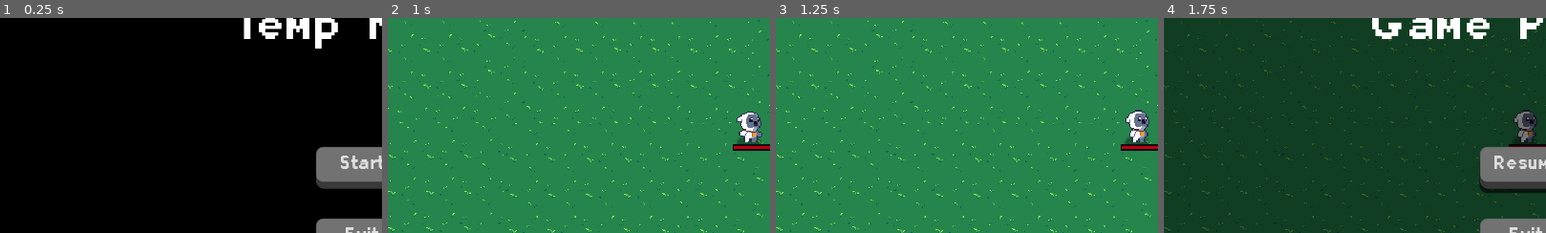
Above: before the commit, frames 1-4 (left to right).
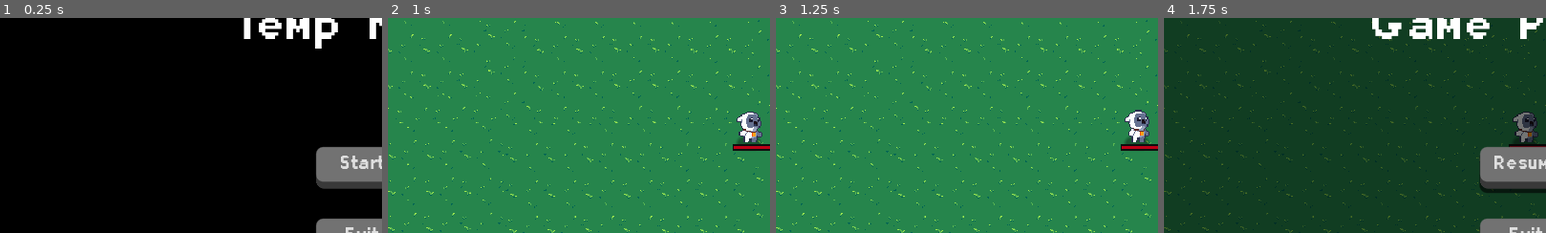
Above: after the commit, the same moments.

Repository: IgnacyZywalewski/VampireSurvivors
Game: Godot game, scene res://ui/menu.tscn
The game is run twice, just before and just after one commit, with the same random seed, the same clock (stepped at 60 frames per second) and the same inputs. Sound files missing from this copy of the repository are replaced by a short silence.
Inputs (mouse positions are % of the whole screen's width and height, from its top left):
- Up to frame 1 (0.25 s): no input
- Up to frame 2 (1 s): click "Start" at 0.5 s
- Up to frame 3 (1.25 s): no input
- Up to frame 4 (1.75 s): click (97, 10) at 1.25 s
The pictures show only the part of the screen within x 2-52%, y 26-76%; the shares and areas given below are measured in that part.

Frames 1-2 are identical in both runs. In frame 3, 0.1% of the frame differs, in the area x 91-98%, y 46-58%; in frame 4, 0.3%, in the area x 91-98%, y 42-58%.

Commit message:
Added new enemy waves and many gameplay balance changes

Diff:
--- a/enemy/enemy_hound.tscn
+++ b/enemy/enemy_hound.tscn
@@ -103,7 +103,7 @@
 collision_mask = 5
 motion_mode = 1
 script = ExtResource("2_af3qh")
-movement_speed = 20
+movement_speed = 30
 hp = 5
 knockback_recovery = 5.0
 enemy_damage = 3.0
--- a/enemy/enemy_mummy.tscn
+++ b/enemy/enemy_mummy.tscn
@@ -105,10 +105,11 @@
 motion_mode = 1
 script = ExtResource("1_t5wnl")
 movement_speed = 20.0
-hp = 5.0
-knockback_recovery = 5.0
+hp = 12
+knockback_recovery = 15.0
 enemy_damage = 8.0
-enemy_hit_cooldown = 1.0
+enemy_hit_cooldown = 0.5
+enemy_difficulty = 1
 
 [node name="Sprite" type="Sprite2D" parent="."]
 material = SubResource("ShaderMaterial_yfpd5")
--- a/enemy/enemy_revenant.tscn
+++ b/enemy/enemy_revenant.tscn
@@ -104,11 +104,12 @@
 collision_mask = 5
 motion_mode = 1
 script = ExtResource("1_3hao3")
-movement_speed = 60.0
-hp = 7.0
-knockback_recovery = 2.0
-enemy_damage = 4.0
-enemy_difficulty = 1
+movement_speed = 55
+hp = 20
+knockback_recovery = 8.0
+enemy_damage = 15
+enemy_hit_cooldown = 0.5
+enemy_difficulty = 2
 
 [node name="Sprite" type="Sprite2D" parent="."]
 material = SubResource("ShaderMaterial_yfpd5")
--- a/objects/experience_gem.gd
+++ b/objects/experience_gem.gd
@@ -21,11 +21,11 @@
 			experience = 1
 		1: #medium
 			sprite.texture = sprite_red
-			experience = 3
+			experience = 6
 			sprite.scale = Vector2(0.1, 0.1)
 		2: #hard
 			sprite.texture = sprite_gold
-			experience = 5
+			experience = 15
 			sprite.scale = Vector2(0.1, 0.1)
 
 func _physics_process(delta):
--- a/player/player.tscn
+++ b/player/player.tscn
@@ -258,15 +258,14 @@
 libraries = {
 "": SubResource("AnimationLibrary_p25oc")
 }
-speed_scale = 0.8
 
 [node name="IdleSprite" type="Sprite2D" parent="Animation"]
+visible = false
 material = SubResource("ShaderMaterial_10no0")
 texture = ExtResource("2_oleco")
 hframes = 4
 
 [node name="WalkSprite" type="Sprite2D" parent="Animation"]
-visible = false
 material = SubResource("ShaderMaterial_kqe61")
 texture = ExtResource("3_8do3s")
 hframes = 6
--- a/player/weapons/lightning_bolt.gd
+++ b/player/weapons/lightning_bolt.gd
@@ -41,5 +41,6 @@
 	elif sprite.frame == 3 and collision_shape.disabled == true:
 		collision_shape.disabled = false
 
-func _on_lightning_bolt_animation_animation_finished(_animation):
-	queue_free()
+func _on_lightning_bolt_animation_animation_finished(animation):
+	if animation == "lightning_bolt":
+		queue_free()
--- a/player/weapons/shooting_star.gd
+++ b/player/weapons/shooting_star.gd
@@ -5,7 +5,8 @@
 var speed = 300
 var damage = 2
 
-var hurt_box_type = "hit_once"
+var hurt_box_type = "cooldown"
+var cooldown_timer = 0.5
 var knockback_amount = 100
 
 var target = Vector2.ZERO
--- a/project.godot
+++ b/project.godot
@@ -23,6 +23,7 @@
 
 window/size/viewport_width=640
 window/size/viewport_height=360
+window/size/mode=3
 window/size/window_width_override=1152
 window/size/window_height_override=648
 window/stretch/mode="canvas_items"
--- a/utility/enemy_spawner.gd
+++ b/utility/enemy_spawner.gd
@@ -83,8 +83,8 @@
 		time_start = 40,
 		time_end = 60,
 		enemy = bat,
-		enemy_num = 3,
-		enemy_spawn_delay = 0,
+		enemy_num = 5,
+		enemy_spawn_delay = 5,
 		spawn_delay_counter = 0
 	},
 
@@ -93,32 +93,103 @@
 		time_start = 60,
 		time_end = 80,
 		enemy = hound,
-		enemy_num = 1,
-		enemy_spawn_delay = 0,
+		enemy_num = 3,
+		enemy_spawn_delay = 2,
 		spawn_delay_counter = 0
 	},
 	{	#Hound 80-100
 		time_start = 80,
 		time_end = 100,
 		enemy = hound,
-		enemy_num = 2,
-		enemy_spawn_delay = 0,
+		enemy_num = 5,
+		enemy_spawn_delay = 4,
 		spawn_delay_counter = 0
 	},
-	{	#Hound 100-120
-		time_start = 100,
+	{	#Hound 105-120
+		time_start = 105,
 		time_end = 120,
 		enemy = hound,
-		enemy_num = 3,
-		enemy_spawn_delay = 0,
+		enemy_num = 8,
+		enemy_spawn_delay = 5,
 		spawn_delay_counter = 0
 	},
 	{	#Bat 100-120
-		time_start = 100,
+		time_start = 80,
 		time_end = 120,
 		enemy = bat,
 		enemy_num = 1,
 		enemy_spawn_delay = 0,
 		spawn_delay_counter = 0
-	}
+	},
+
+	#3 minute
+	{	#mummy 120-160
+		time_start = 120,
+		time_end = 160,
+		enemy = mummy,
+		enemy_num = 3,
+		enemy_spawn_delay = 2,
+		spawn_delay_counter = 0
+	},
+	{	#bat 160-180
+		time_start = 160,
+		time_end = 180,
+		enemy = bat,
+		enemy_num = 2,
+		enemy_spawn_delay = 0,
+		spawn_delay_counter = 0
+	},
+
+	#4 minute
+	{	#revenant 180-240
+		time_start = 180,
+		time_end = 240,
+		enemy = revenant,
+		enemy_num = 1,
+		enemy_spawn_delay = 10,
+		spawn_delay_counter = 0
+	},
+	{	#bat 180-240
+		time_start = 180,
+		time_end = 240,
+		enemy = bat,
+		enemy_num = 30,
+		enemy_spawn_delay = 1,
+		spawn_delay_counter = 0
+	},
+
+
+	#5 minute
+	{	#mummy 240-300
+		time_start = 240,
+		time_end = 300,
+		enemy = mummy,
+		enemy_num = 1,
+		enemy_spawn_delay = 1,
+		spawn_delay_counter = 0
+	},
+	{	#hound 240-300
+		time_start = 240,
+		time_end = 300,
+		enemy = hound,
+		enemy_num = 1,
+		enemy_spawn_delay = 1,
+		spawn_delay_counter = 0
+	},
+	{	#revenant 240-300
+		time_start = 240,
+		time_end = 300,
+		enemy = revenant,
+		enemy_num = 1,
+		enemy_spawn_delay = 1,
+		spawn_delay_counter = 0
+	},
+	{	#bat 240-300
+		time_start = 240,
+		time_end = 300,
+		enemy = bat,
+		enemy_num = 5,
+		enemy_spawn_delay = 0,
+		spawn_delay_counter = 0
+	},
 ]
--- a/utility/hit_box.gd
+++ b/utility/hit_box.gd
@@ -4,4 +4,4 @@
 @onready var collision = $CollisionShape2D
 
 var hurt_box_type = "cooldown"
-@export var cooldown_timer = 1
+var cooldown_timer = 1
--- a/utility/hurt_box.gd
+++ b/utility/hurt_box.gd
@@ -23,9 +23,6 @@
 								area.connect("remove_from_array", Callable(self, "remove_from_list"))
 					else:
 						return
-				#"disable_hit_box": #DisableHitBox
-					#if area.has_method("tempdisable"):
-						#area.tempdisable()
 
 			var damage = area.damage
 
